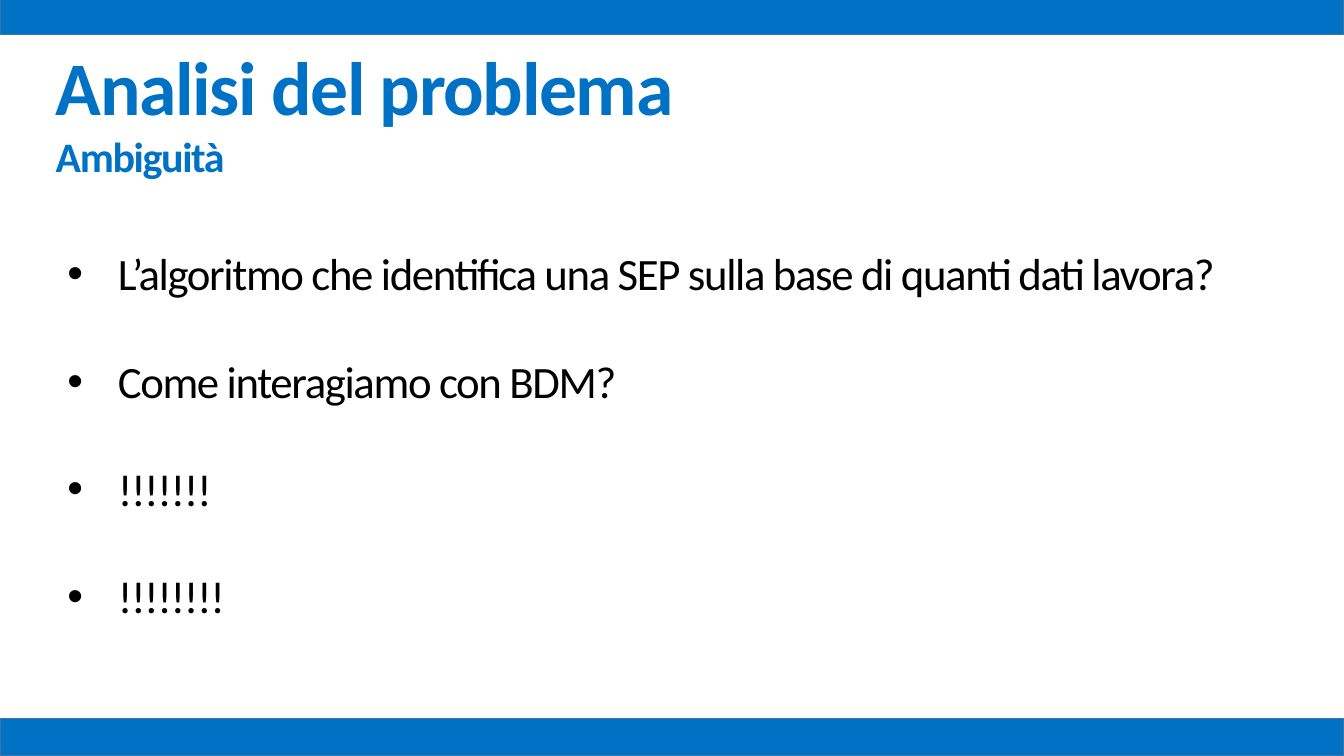
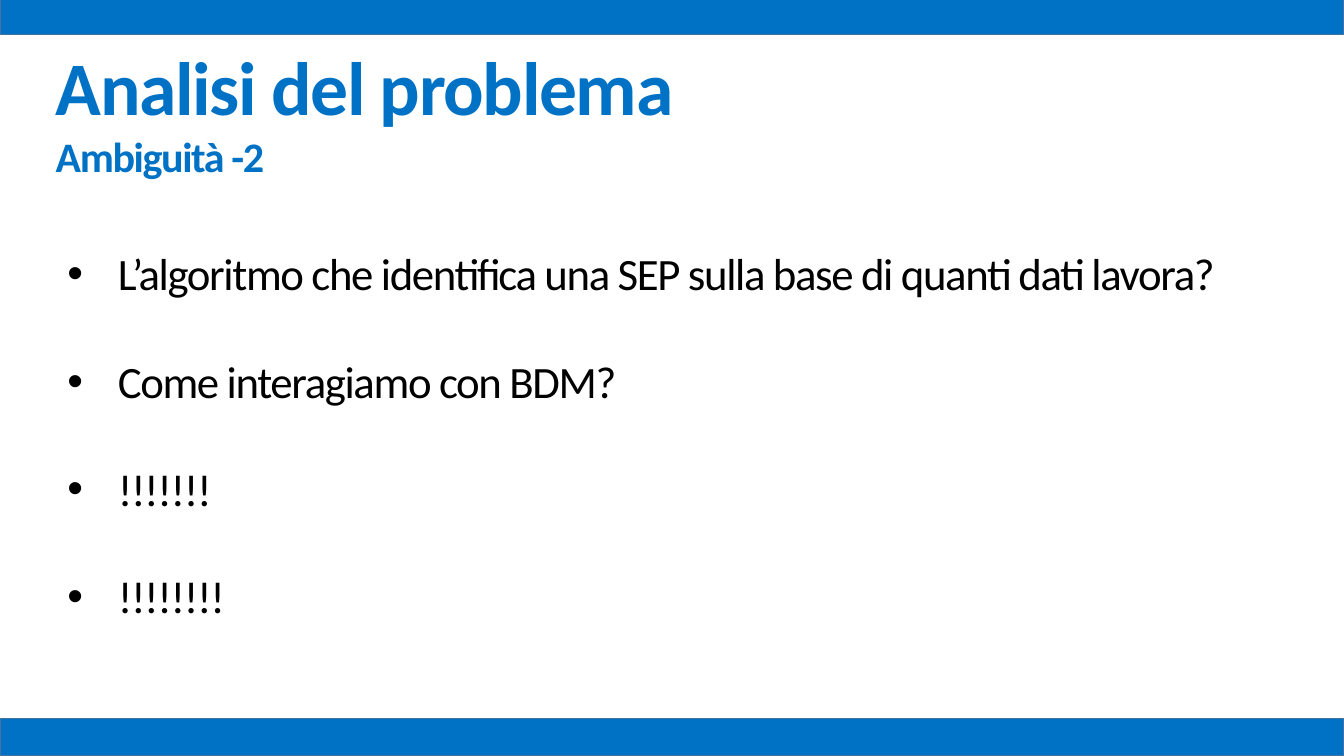
Before and after one commit to mz1991/ProgettoFebbraio2015, a slide deck: slide 7 of Febbraio 2015.pptx (slide 11 before the commit). Drawn at 1344x756 pixels with LibreOffice and Linux fonts; fonts in the diff are those of the drawing. Boxes give left, top, right and bottom in pixels: in the first picture for what was removed or moved away, otherwise in the second. Text is boxed around its words. In the diff, an @@ line names an element or a change of style, - is before the commit and + after.

```diff
--- a/Febbraio 2015.pptx
+++ b/Febbraio 2015.pptx
@@ text at bbox=[56, 142, 264, 179]: text changed @@
-Ambiguità
+Ambiguità -2
```
Also in this commit, not shown: 12 other slides changed, 1 other file.
